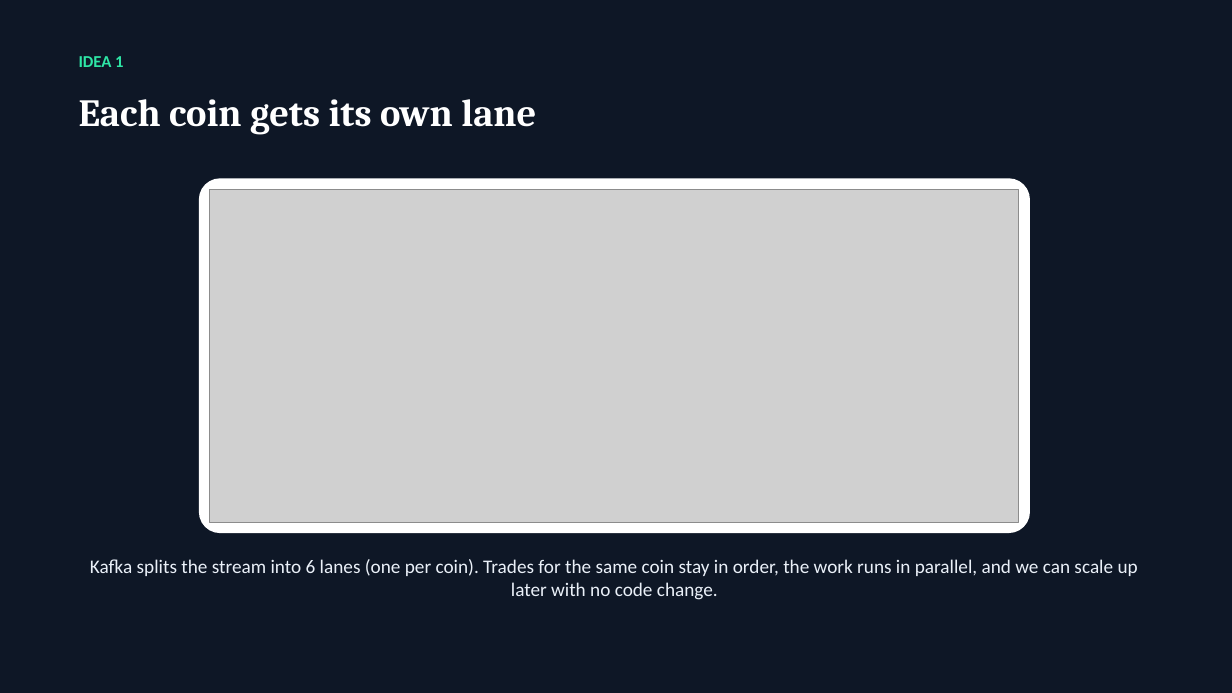
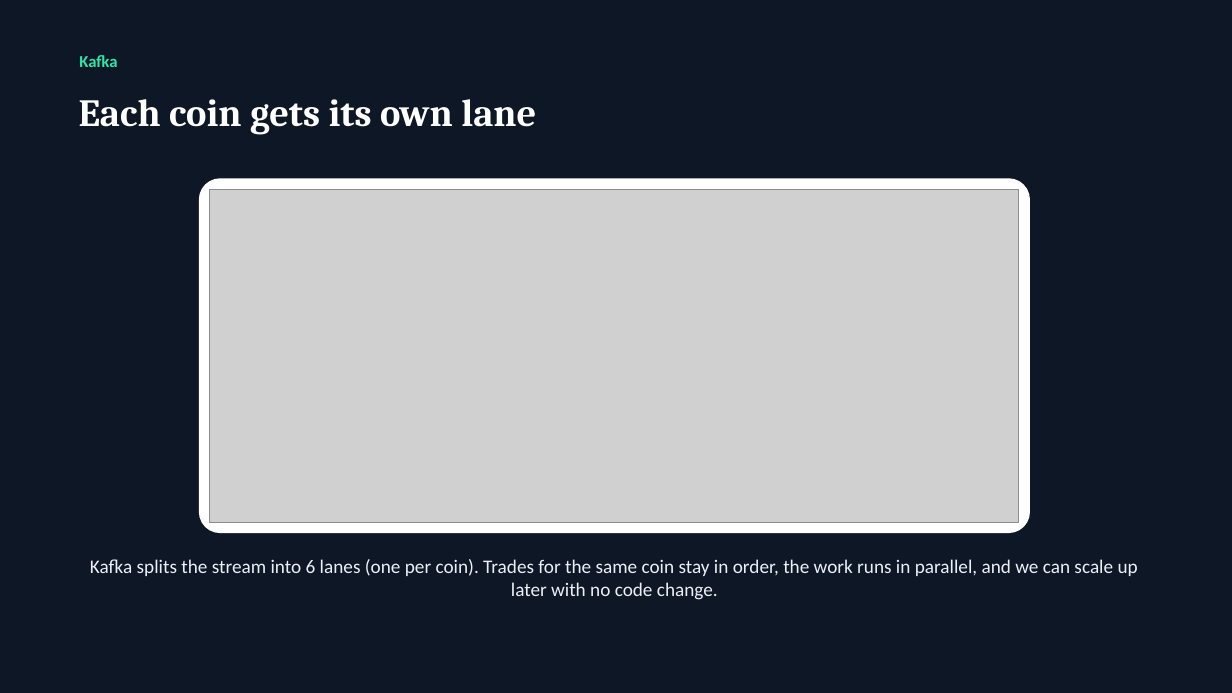
Before and after one commit to kodandachalla/RTBDP_Project, a slide deck: slide 8 of Proposal_Report_Presentation/RTBDP_Presentation_Kodanda_Challa.pptx. Drawn at 1232x693 pixels with LibreOffice and Linux fonts; fonts in the diff are those of the drawing; grey boxes stand for pictures. Boxes give left, top, right and bottom in pixels: in the first picture for what was removed or moved away, otherwise in the second. Text is boxed around its words. In the diff, an @@ line names an element or a change of style, - is before the commit and + after.

```diff
--- a/Proposal_Report_Presentation/RTBDP_Presentation_Kodanda_Challa.pptx
+++ b/Proposal_Report_Presentation/RTBDP_Presentation_Kodanda_Challa.pptx
@@ text at (79,55,117,67): text changed @@
-IDEA 1
+Kafka
```
Also in this commit, not shown: 4 other slides changed, 1 slide added, 1 slide removed, 10 other files.
